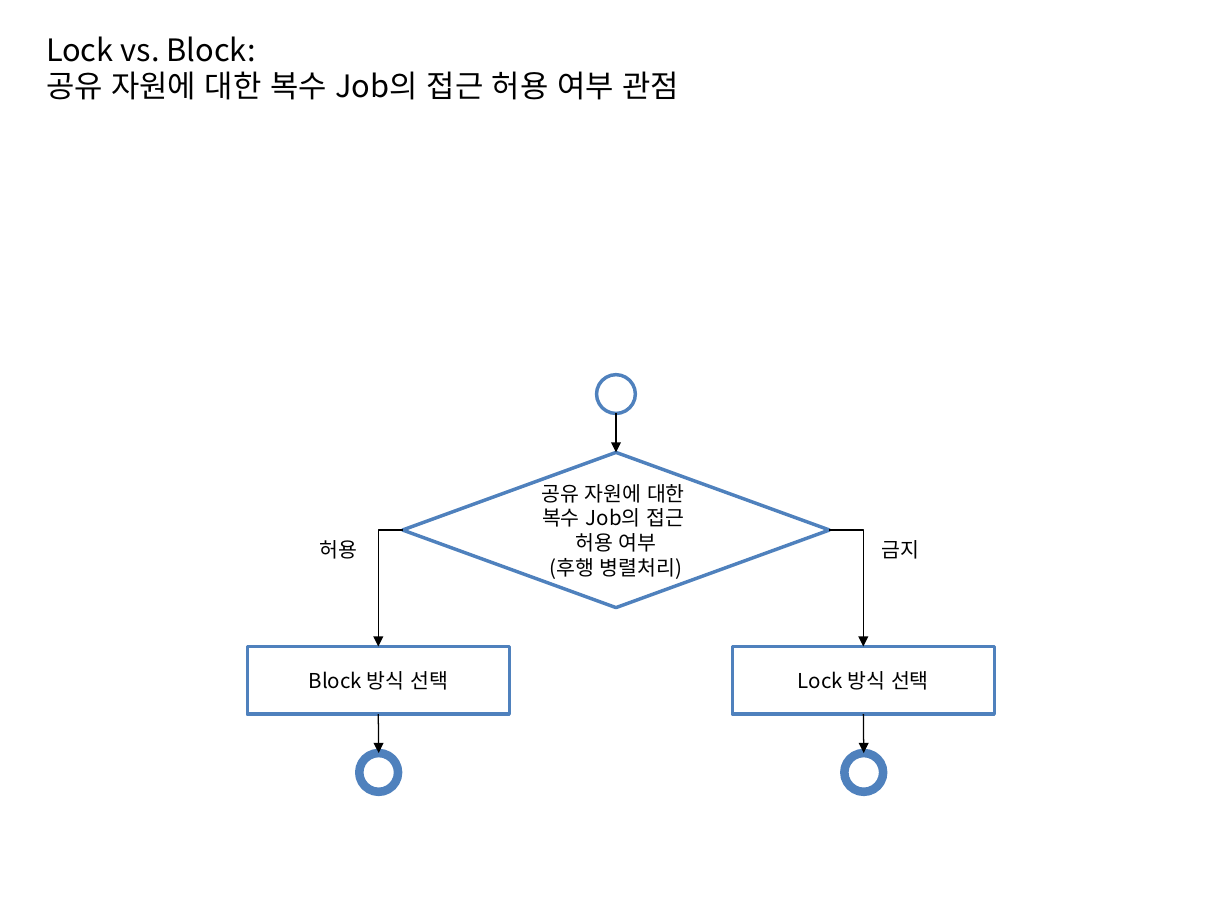
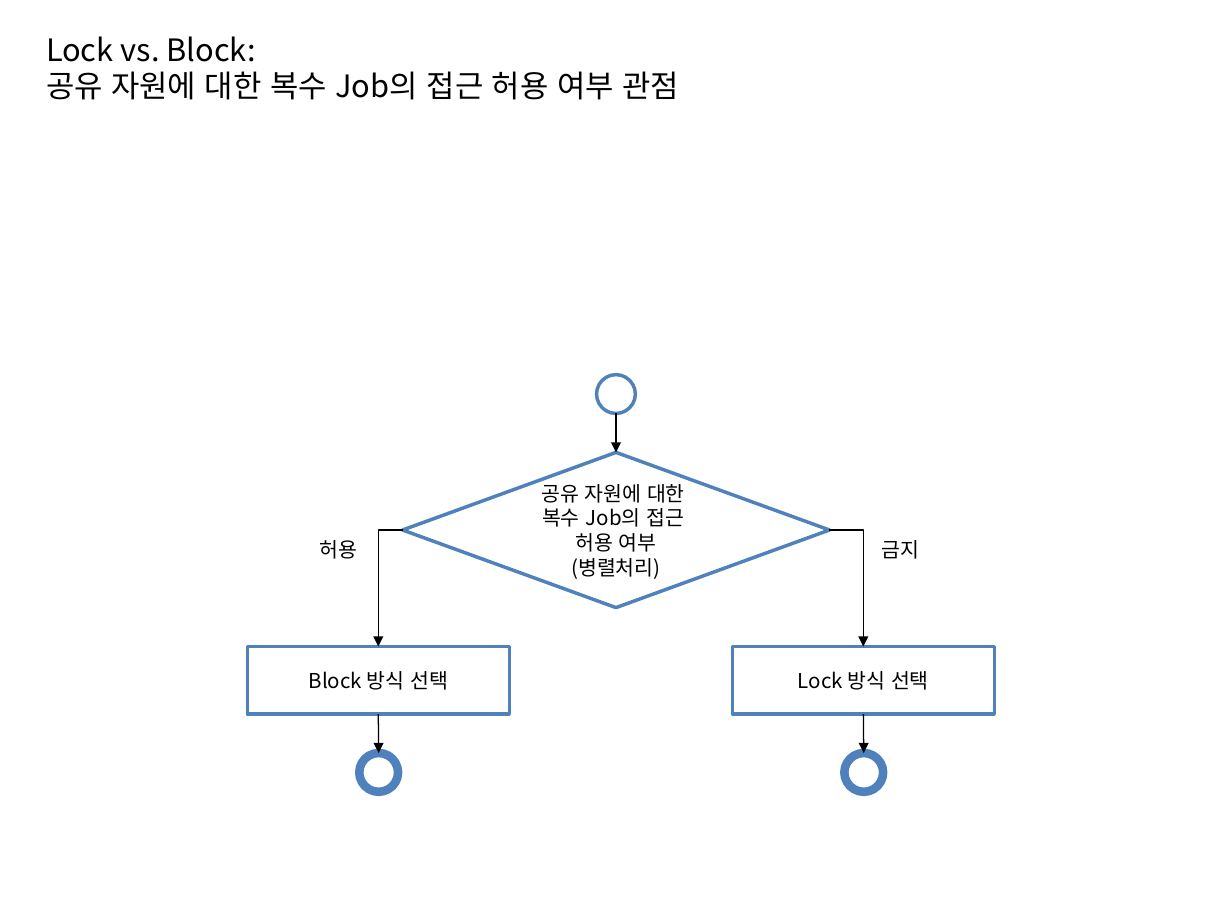
Before and after one commit to kwbaek/codelabor, a slide deck: slide 1 of documentation/draft/ci-environment/descision-making-flow-chart.pptx. Drawn at 1232x924 pixels with LibreOffice and Linux fonts; fonts in the diff are those of the drawing. Boxes give left, top, right and bottom in pixels: in the first picture for what was removed or moved away, otherwise in the second. Text is boxed around its words. In the diff, an @@ line names an element or a change of style, - is before the commit and + after.

```diff
--- a/documentation/draft/ci-environment/descision-making-flow-chart.pptx
+++ b/documentation/draft/ci-environment/descision-making-flow-chart.pptx
@@ text in diamond at [571, 558, 660, 579]: text changed @@
-(후행 병렬처리)
+(병렬처리)
```
Also in this commit, not shown: 3 other files.
